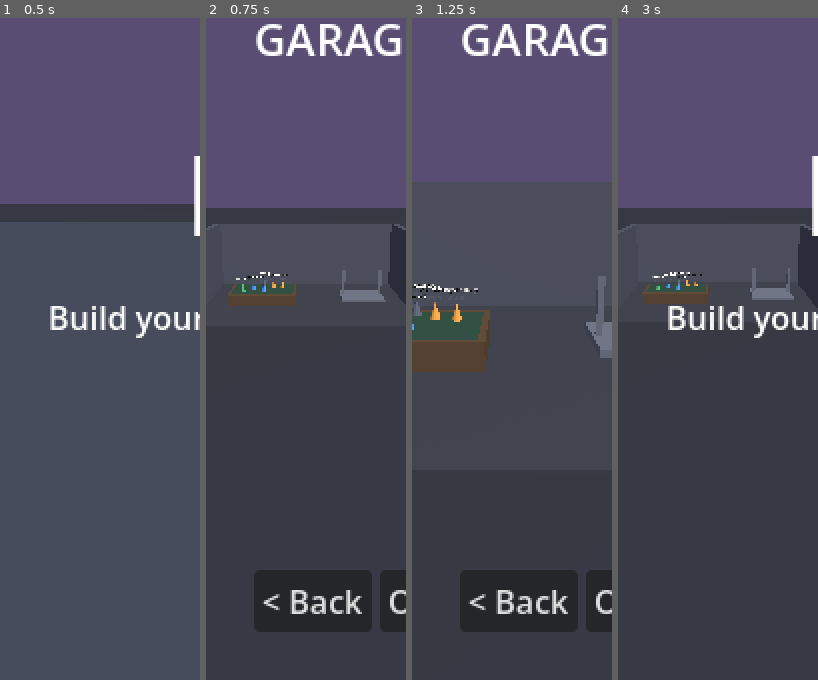
Above: before the commit, frames 1-4 (left to right).
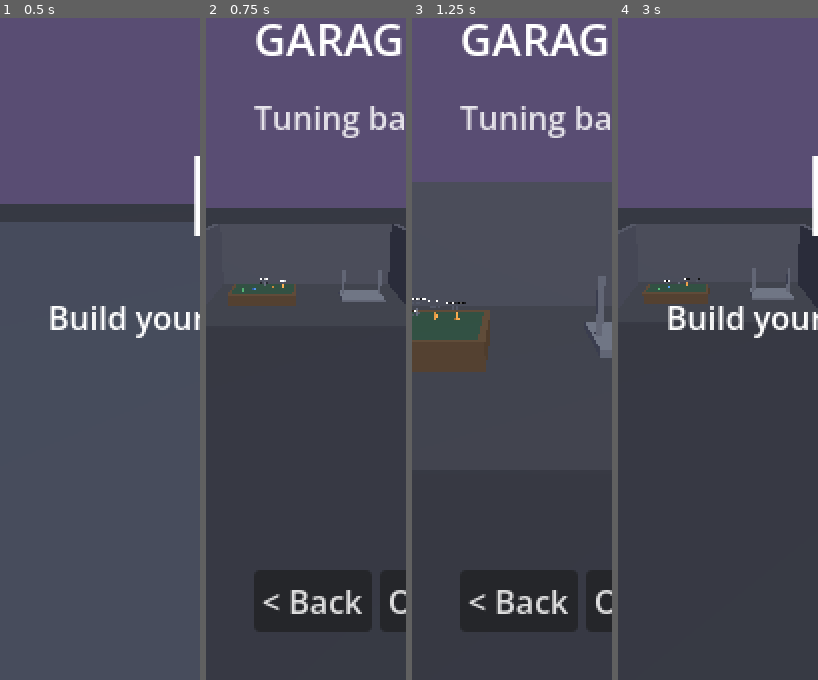
Above: after the commit, the same moments.

Repository: felixxwu/TAPPA
Game: Godot game, scene res://hq.tscn
Same seed, same stepped clock (60 frames per second), same inputs: the game is played once before the commit and once after it.
Inputs (mouse positions are in pixels of both pictures, inside the frame that each line leads up to):
- Up to frame 1 (0.5 s): no input
- Up to frame 2 (0.75 s): tap Enter (menu_select) at 0.5 s; move the mouse to (350, 282) at 0.52 s; hold Right (menu_right) from 0.53 s (still down); tap C (cycle_camera) at 0.6 s; click (350, 282) at 0.67 s
- Up to frame 3 (1.25 s): keep holding Right (menu_right)
- Up to frame 4 (3 s): release Right (menu_right) at 1.25 s; drag from (678, 355) to (708, 461) at 1.27 s; tap R (reset_car) at 2 s; move the mouse to (738, 163) at 2.02 s; hold Right (menu_right) 2.03-2.75 s; tap T (toggle_gearbox) at 2.1 s; click (738, 163) at 2.17 s; click "< Back" at 2.75 s

Frame 1 is identical in both runs. In frame 2, 1.4% of the frame differs, in the area x 15-99%, y 13-42%; in frame 3, 1.7%, in the area x 0-99%, y 13-48%; in frame 4, 0.1%.

Commit message:
HQ map table: fix taps not registering, add drag-to-pan, zoom in, smaller pins
- Overlays were full-rect Controls at MOUSE_FILTER_STOP, so the HUD swallowed
  every touch and the 3D table/lift/pins (Area3D picking) never got input.
  _passthrough_overlay now sets all non-button overlay controls to IGNORE so
  taps fall through to the 3D scene.
- Add drag-to-pan of the map table (_pan_table, clamped to the map extents,
  hq_table_pan_speed). Pin selection fires on release and only if the press
  wasn't a drag (_table_dragged), so panning never opens a pin.
- Zoom the table camera in (hq_table_cam_eye/look) so the map fills the screen,
  and shrink the pins (cone/stars/label) to match.

Co-Authored-By: Claude Opus 4.8 <noreply@anthropic.com>
Claude-Session: https://claude.ai/code/session_01LNmbsP7S3dv4i5mgMFcxct

Diff:
--- a/rally/scripts/game_config.gd
+++ b/rally/scripts/game_config.gd
@@ -277,9 +277,12 @@
 ## Garage interior camera (sees the map table + tuning lift).
 @export var hq_garage_cam_eye := Vector3(0.0, 4.6, 13.0)
 @export var hq_garage_cam_look := Vector3(0.0, 1.1, 0.0)
-## Map-table camera: a near-top-down look down onto the table's 3D map.
-@export var hq_table_cam_eye := Vector3(-3.0, 5.4, 2.6)
-@export var hq_table_cam_look := Vector3(-3.0, 0.95, -0.2)
+## Map-table camera: a near-top-down look down onto the table's 3D map. Zoomed in
+## so the map fills the screen; drag to pan across it (clamped to the map extents).
+@export var hq_table_cam_eye := Vector3(-3.0, 3.6, 1.8)
+@export var hq_table_cam_look := Vector3(-3.0, 0.95, -0.3)
+## Map-table pan speed: world metres per screen pixel of drag.
+@export var hq_table_pan_speed := 0.012
 ## Where the car-park lineup sits (outside, in front of the garage). Cars row along X.
 @export var hq_carpark_origin := Vector3(0.0, 0.0, 26.0)
 ## Garage interior footprint (m): floor X/Z extent; walls + roof are built from it.
--- a/rally/scripts/hq.gd
+++ b/rally/scripts/hq.gd
@@ -40,6 +40,13 @@
 var _selected_rally_id := ""
 var _selected_instance_id := -1
 
+# Map-table pan state: drag the table view around (the map can be larger than the
+# screen once zoomed in). _table_pan is the camera's X/Z offset from its base pose;
+# _table_dragged distinguishes a pan from a tap so a drag doesn't open a rally.
+var _table_pan := Vector3.ZERO
+var _table_panning := false
+var _table_dragged := false
+
 # Car-park state: the owned cars eligible for the chosen rally, the parked car nodes
 # + their lot markers (parallel to _eligible), and which slot is focused.
 var _eligible: Array = []
@@ -286,8 +293,8 @@
 	var marker := MeshInstance3D.new()
 	var cone := CylinderMesh.new()
 	cone.top_radius = 0.0
-	cone.bottom_radius = 0.16
-	cone.height = 0.5
+	cone.bottom_radius = 0.08
+	cone.height = 0.28
 	marker.mesh = cone
 	marker.position = Vector3(0.0, cone.height * 0.5, 0.0)
 	var cm := StandardMaterial3D.new()
@@ -300,31 +307,32 @@
 	for k in MAX_STARS:
 		var star := MeshInstance3D.new()
 		var sm := SphereMesh.new()
-		sm.radius = 0.06
-		sm.height = 0.12
+		sm.radius = 0.035
+		sm.height = 0.07
 		star.mesh = sm
 		var smat := StandardMaterial3D.new()
 		smat.shading_mode = BaseMaterial3D.SHADING_MODE_UNSHADED
 		smat.albedo_color = Color(1.0, 0.82, 0.3) if k < earned else Color(0.32, 0.34, 0.40)
 		star.material_override = smat
-		star.position = Vector3((k - (MAX_STARS - 1) * 0.5) * 0.17, cone.height + 0.16, 0.0)
+		star.position = Vector3((k - (MAX_STARS - 1) * 0.5) * 0.10, cone.height + 0.09, 0.0)
 		pin.add_child(star)
 
 	var name3d := Label3D.new()
 	name3d.text = String(rally["name"])
 	name3d.billboard = BaseMaterial3D.BILLBOARD_ENABLED
-	name3d.font_size = 48
-	name3d.pixel_size = 0.0035
-	name3d.outline_size = 8
-	name3d.position = Vector3(0.0, cone.height + 0.42, 0.0)
+	name3d.font_size = 36
+	name3d.pixel_size = 0.0022
+	name3d.outline_size = 6
+	name3d.position = Vector3(0.0, cone.height + 0.24, 0.0)
 	pin.add_child(name3d)
 
-	# Pickable hit sphere (skipped for a locked pin so it can't be entered).
+	# Pickable hit sphere (skipped for a locked pin so it can't be entered). Kept a bit
+	# larger than the marker so the pin stays easy to tap once it's small on screen.
 	if not locked:
 		var area := Area3D.new()
 		var cs := CollisionShape3D.new()
 		var sph := SphereShape3D.new()
-		sph.radius = 0.45
+		sph.radius = 0.28
 		cs.shape = sph
 		area.add_child(cs)
 		area.position = Vector3(0.0, cone.height * 0.5, 0.0)
@@ -375,12 +383,18 @@
 
 
 func _on_pin_input(_cam: Node, event: InputEvent, _pos: Vector3, _normal: Vector3, _shape: int, rally_id: String) -> void:
-	if _view == View.TABLE and not _detail_open and _is_click(event):
+	# Select on RELEASE, and only if the press didn't turn into a pan-drag — so
+	# dragging across the map to pan never accidentally opens a rally.
+	if _view == View.TABLE and not _detail_open and not _table_dragged and _is_release(event):
 		_on_rally_pin(rally_id)
 
 
 func _is_click(event: InputEvent) -> bool:
 	return event is InputEventMouseButton and event.pressed and event.button_index == MOUSE_BUTTON_LEFT
+
+
+func _is_release(event: InputEvent) -> bool:
+	return event is InputEventMouseButton and not event.pressed and event.button_index == MOUSE_BUTTON_LEFT
 
 
 # --- Station overlays --------------------------------------------------------
@@ -400,6 +414,17 @@
 	return [layer, root]
 
 
+# Let taps fall THROUGH an overlay to the 3D scene behind it — only buttons keep
+# capturing input. Without this the full-rect container + its labels/spacer (all
+# default MOUSE_FILTER_STOP) eat every touch and the 3D map (table / lift / pins,
+# picked via Area3D) never receives a pick. Call after the overlay is populated.
+func _passthrough_overlay(root: Control) -> void:
+	root.mouse_filter = Control.MOUSE_FILTER_IGNORE
+	for n in root.find_children("*", "Control", true, false):
+		if not (n is BaseButton):
+			(n as Control).mouse_filter = Control.MOUSE_FILTER_IGNORE
+
+
 func _build_title_overlay() -> void:
 	var made := _make_overlay()
 	_title_layer = made[0]
@@ -464,6 +489,8 @@
 	to_table.pressed.connect(_enter_table)
 	actions.add_child(to_table)
 
+	_passthrough_overlay(root)  # let taps reach the 3D table / lift behind the HUD
+
 
 func _build_table_overlay() -> void:
 	var made := _make_overlay()
@@ -489,6 +516,8 @@
 	back.size_flags_horizontal = Control.SIZE_SHRINK_BEGIN
 	back.pressed.connect(func() -> void: _go_to(View.GARAGE))
 	root.add_child(back)
+
+	_passthrough_overlay(root)  # let taps / drags reach the 3D map pins behind the HUD
 
 
 func _build_detail_overlay() -> void:
@@ -621,6 +650,9 @@
 
 func _enter_table() -> void:
 	_detail_open = false
+	_table_pan = Vector3.ZERO  # re-centre the map each time we open it
+	_table_dragged = false
+	_table_panning = false
 	_refresh_map_pins()  # reflect any newly-earned stars / showdown unlock
 	_go_to(View.TABLE)
 
@@ -842,7 +874,7 @@
 	var cfg: GameConfig = Config.data
 	match view:
 		View.GARAGE: return _look_xform(cfg.hq_garage_cam_eye, cfg.hq_garage_cam_look)
-		View.TABLE: return _look_xform(cfg.hq_table_cam_eye, cfg.hq_table_cam_look)
+		View.TABLE: return _look_xform(cfg.hq_table_cam_eye + _table_pan, cfg.hq_table_cam_look + _table_pan)
 		View.CARPARK: return _camera_target_xform()
 		_: return _look_xform(cfg.hq_exterior_cam_eye, cfg.hq_exterior_cam_look)
 
@@ -930,8 +962,33 @@
 					_hide_detail()
 			elif event.is_action_pressed("menu_back"):
 				_go_to(View.GARAGE)
+			else:
+				_table_pan_input(event)
 		View.CARPARK:
 			_cars_input(event)
+
+
+# Drag the map table around (mouse, or finger via emulate_mouse_from_touch). A drag
+# sets _table_dragged so the release doesn't also open the pin under the finger.
+func _table_pan_input(event: InputEvent) -> void:
+	if event is InputEventMouseButton and event.button_index == MOUSE_BUTTON_LEFT:
+		_table_panning = event.pressed
+		if event.pressed:
+			_table_dragged = false
+	elif event is InputEventMouseMotion and _table_panning:
+		if event.relative.length() > 2.0:
+			_table_dragged = true
+		_pan_table(event.relative)
+
+
+# Translate the table camera in the map plane (X/Z) by a screen-drag delta — grab the
+# map and drag it. Clamped so the view stays over the map. Snaps (follows the finger).
+func _pan_table(rel: Vector2) -> void:
+	var cfg: GameConfig = Config.data
+	var half := cfg.hq_map_plane_size
+	_table_pan.x = clampf(_table_pan.x - rel.x * cfg.hq_table_pan_speed, -half.x * 0.5, half.x * 0.5)
+	_table_pan.z = clampf(_table_pan.z - rel.y * cfg.hq_table_pan_speed, -half.y * 0.5, half.y * 0.5)
+	_move_camera_to(_station_xform(View.TABLE), true)
 
 
 func _cars_input(event: InputEvent) -> void:
--- a/rally/tests/headless/test_menu_flow.gd
+++ b/rally/tests/headless/test_menu_flow.gd
@@ -128,6 +128,47 @@
 	assert_false(hq._table_layer.visible, "the map HUD is hidden behind the detail")
 	assert_string_contains(hq._detail_title.text, "RWD Masters", "the detail names the rally")
 	assert_string_contains(hq._detail_body.text, "RWD cars", "the detail spells out the eligibility")
+
+
+func test_hq_table_drag_pans_and_clamps() -> void:
+	var hq: Node3D = load("res://hq.tscn").instantiate()
+	add_child_autofree(hq)
+	await get_tree().process_frame
+	hq._enter_table()
+	assert_eq(hq._table_pan, Vector3.ZERO, "the map re-centres when opened")
+	hq._pan_table(Vector2(-100, -50))
+	assert_gt(hq._table_pan.x, 0.0, "dragging pans the map view")
+	# A huge drag clamps to the map extents (half the plane each way).
+	hq._pan_table(Vector2(-100000, -100000))
+	var cfg: GameConfig = Config.data
+	assert_almost_eq(hq._table_pan.x, cfg.hq_map_plane_size.x * 0.5, 0.001, "pan clamps to the map's far X edge")
+	assert_almost_eq(hq._table_pan.z, cfg.hq_map_plane_size.y * 0.5, 0.001, "pan clamps to the map's far Z edge")
+
+
+func test_hq_dragging_the_map_does_not_open_a_rally() -> void:
+	var hq: Node3D = load("res://hq.tscn").instantiate()
+	add_child_autofree(hq)
+	await get_tree().process_frame
+	hq._enter_table()
+	# Press → move → the press becomes a pan-drag, not a tap.
+	var press := InputEventMouseButton.new()
+	press.button_index = MOUSE_BUTTON_LEFT
+	press.pressed = true
+	hq._table_pan_input(press)
+	var move := InputEventMouseMotion.new()
+	move.relative = Vector2(40, 0)
+	hq._table_pan_input(move)
+	assert_true(hq._table_dragged, "a drag past the threshold is detected")
+	# A release over a pin while dragging must NOT open that rally.
+	var release := InputEventMouseButton.new()
+	release.button_index = MOUSE_BUTTON_LEFT
+	release.pressed = false
+	hq._on_pin_input(null, release, Vector3.ZERO, Vector3.ZERO, 0, "shakedown")
+	assert_false(hq._detail_open, "dragging the map does not open the pin under the finger")
+	# A clean tap (no drag) on a pin DOES open it (selection fires on release).
+	hq._table_dragged = false
+	hq._on_pin_input(null, release, Vector3.ZERO, Vector3.ZERO, 0, "shakedown")
+	assert_true(hq._detail_open, "a tap with no drag opens the rally detail")
 
 
 func test_hq_choosing_a_rally_filters_to_eligible_cars() -> void:
Not shown, changed: rally/features/menus.md
Not shown, changed: rally/todo/diegetic-hq.md
